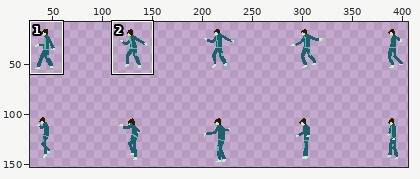
Sprite sheet -- Assets/Textures/Sprites/enemy1_walk.png. Above, an overview of the earlier version with the close-up marked.
Close-up. The starting point:
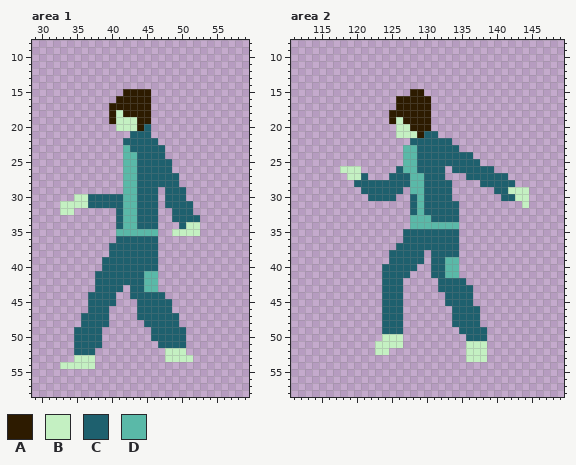
The file is 435x178 pixels. Shown: area 1: x 29..59, y 8..58; area 2: x 111..149, y 8..58. The wide view leaves out empty margins. The commit also changed other parts of the picture, which this record leaves out.
Palette (. is transparent): A #2d1b00  B #c4f0c2  C #1e606e  D #5ab9a8
Pixels before, area 1, first column x 33:
15 .........AAAA.......
16 ........AAAAA.......
17 .......AAAAAA.......
18 .......ABAAAA.......
19 .......ABBBAA.......
20 ........BBBAC.......
21 ..........CCC.......
22 .........CCCCC......
23 .........DCCCCC.....
24 .........DDCCCC.....
25 .........DDCCCCC....
26 .........DDCCCCC....
27 .........DDCCCCCC...
28 .........DDCCCCCC...
29 .........DDCCC.CCC..
30 ..BBCCCCCDDCCC.CCC..
31 BBBBCCCCCDDCCC.CCCC.
32 BB......CDDCCC..CCC.
33 ........CDDCCC..CCCC
34 ........CDDCCC...CBB
35 ........DDDDDD..BBBB
36 ........CCCCCC......
37 .......CCCCCCC......
38 .......CCCCCCC......
39 ......CCCCCCCC......
40 ......CCCCCCCC......
41 .....CCCCCCCDD......
42 .....CCCCCCCDD......
43 .....CCCC.CCDD......
44 ....CCCC..CCCCC.....
45 ....CCCC...CCCCC....
46 ....CCC....CCCCC....
47 ...CCCC....CCCCCC...
48 ...CCCC.....CCCCC...
49 ..CCCC.......CCCCC..
50 ..CCCC.......CCCCC..
51 ..CCCC........CCCC..
52 ..CCC..........BBB..
53 ..BBB..........BBBB.
54 BBBBB...............
Pixels before, area 2, first column x 118:
15 ..........AA...............
16 ........AAAAA..............
17 ........AAAAA..............
18 .......AAAAAA..............
19 .......ABAAAA..............
20 ........BBAAA..............
21 ........BBBACC.............
22 ..........CCCCCC...........
23 .........DDCCCCCC..........
24 .........DDCCCCCCCC........
25 .........DDCCCCCCCCC.......
26 BBB.....CDDCCCC.CCCCCC.....
27 .BBC...CCCDDCCC...CCCCCC...
28 ..CCCCCCCCDDCCCC....CCCCC..
29 ...CCCCCC.DDCCCC......CCBBB
30 ....CCCC..CDCCCC.......CCBB
31 ..........CDCCCCC.........B
32 ..........CDCCCCC..........
33 ..........DDDCCCC..........
34 ..........DDDDDDD..........
35 .........CCCCCCCC..........
36 .........CCCCCCCC..........
37 ........CCCCCCCCC..........
38 .......CCCCC.CCCC..........
39 .......CCCCC.CCDD..........
40 ......CCCCC..CCDD..........
41 ......CCCC...CCDD..........
42 ......CCC.....CCCC.........
43 ......CCC.....CCCCC........
44 ......CCC......CCCC........
45 ......CCC......CCCC........
46 ......CCC.......CCCC.......
47 ......CCC.......CCCC.......
48 ......CCC.......CCCC.......
49 ......CCC........CCCC......
50 ......BBB.........CCC......
51 .....BBBB.........BBB......
52 .....BB...........BBB......
53 ..................BBB......
Once edited:
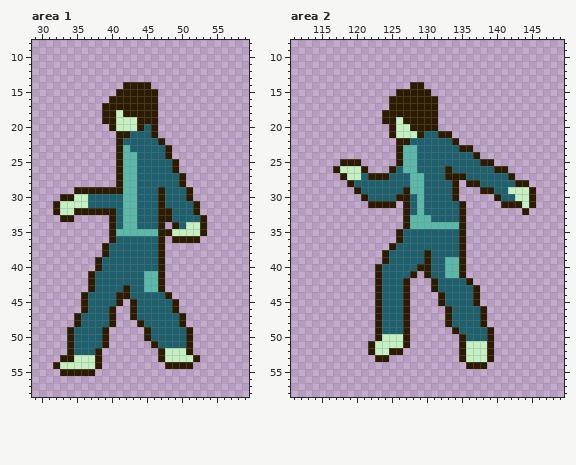
The edit:
Changed rows in their new state; - is an unchanged pixel.
Area 1:
first column x 32:
14 ----------AAAA--------
15 ---------A----A-------
16 --------A-----A-------
17 -------A------A-------
18 -------A------A-------
19 -------A------A-------
20 --------A-----A-------
21 ---------AA---A-------
22 ---------A-----A------
23 ---------A------A-----
24 ---------A------A-----
25 ---------A-------A----
26 ---------A-------A----
27 ---------A--------A---
28 ---------A--------A---
29 ---AAAAAAA-----A---A--
30 -AA------------A---A--
31 A--------------A----A-
32 A--AAAAAA------AA---A-
33 -AA-----A------AA----A
34 --------A------A-A---A
35 --------A------AA----A
36 --------A------A-AAAA-
37 -------A-------A------
38 -------A-------A------
39 ------A--------A------
40 ------A--------A------
41 -----A---------A------
42 -----A---------A------
43 -----A----A----A------
44 ----A----AA-----A-----
45 ----A----A-A-----A----
46 ----A---A--A-----A----
47 ---A----A--A------A---
48 ---A----A---A-----A---
49 --A----A-----A-----A--
50 --A----A-----A-----A--
51 --A----A------A----A--
52 --A---A--------A---A--
53 -AA---A--------A----A-
54 A-----A---------AAAA--
55 -AAAAA----------------
Area 2:
first column x 117:
14 -----------AA----------------
15 ---------AA--A---------------
16 --------A-----A--------------
17 --------A-----A--------------
18 -------A------A--------------
19 -------A------A--------------
20 --------A-----A--------------
21 --------A------AA------------
22 ---------AA------A-----------
23 ---------A--------AA---------
24 ---------A----------A--------
25 -AAA-----A-----------AA------
26 A---A---A-------A------AA----
27 -A---AAA--------AAA------A---
28 --A--------------A-AA-----AA-
29 ---A------A------A---AA-----A
30 ----A----AA------A-----A----A
31 -----AAAA-A-------A-----AAA-A
32 ----------A-------A--------A-
33 ----------A-------A----------
34 ----------A-------A----------
35 ---------A--------A----------
36 ---------A--------A----------
37 --------A---------A----------
38 -------A-----A----A----------
39 -------A-----A----A----------
40 ------A-----AA----A----------
41 ------A----A-A----A----------
42 ------A---A---A----A---------
43 ------A---A---A-----A--------
44 ------A---A----A----A--------
45 ------A---A----A----A--------
46 ------A---A-----A----A-------
47 ------A---A-----A----A-------
48 ------A---A-----A----A-------
49 ------A---A------A----A------
50 ------A---A-------A---A------
51 -----A----A-------A---A------
52 -----A--AA--------A---A------
53 ------AA----------A---A------
54 -------------------AAA-------
Pixel boxes of the changes (left, top, right, bottom) in both close-ups:
added: (53, 82, 207, 376)
added: (333, 82, 536, 369)
